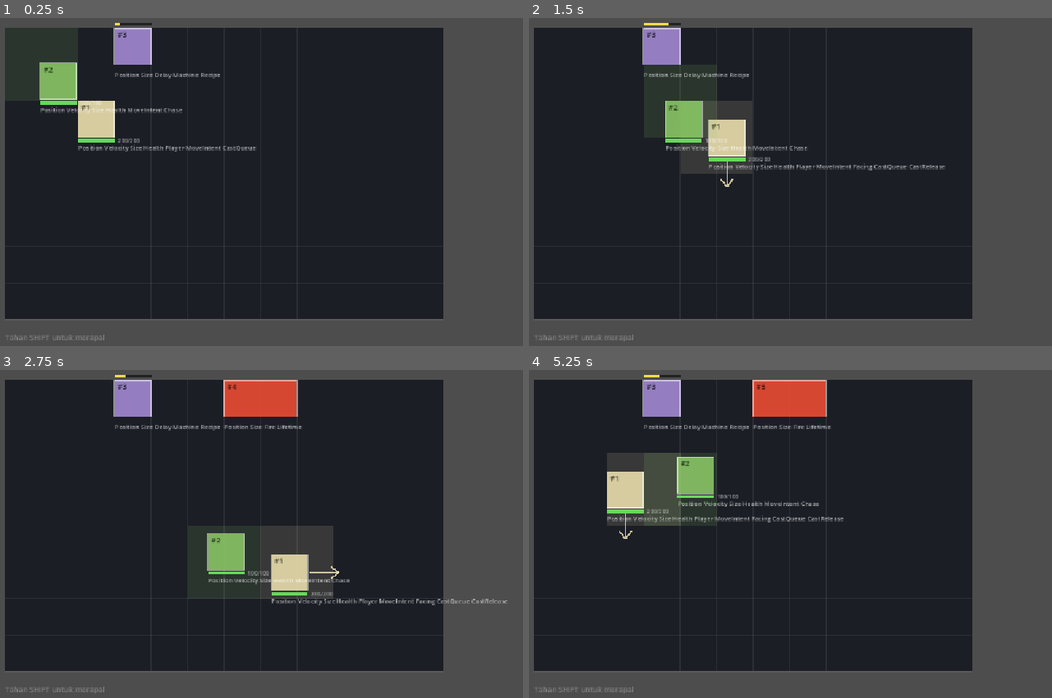
Above: before the commit, frames 1-4 (two rows, left to right).
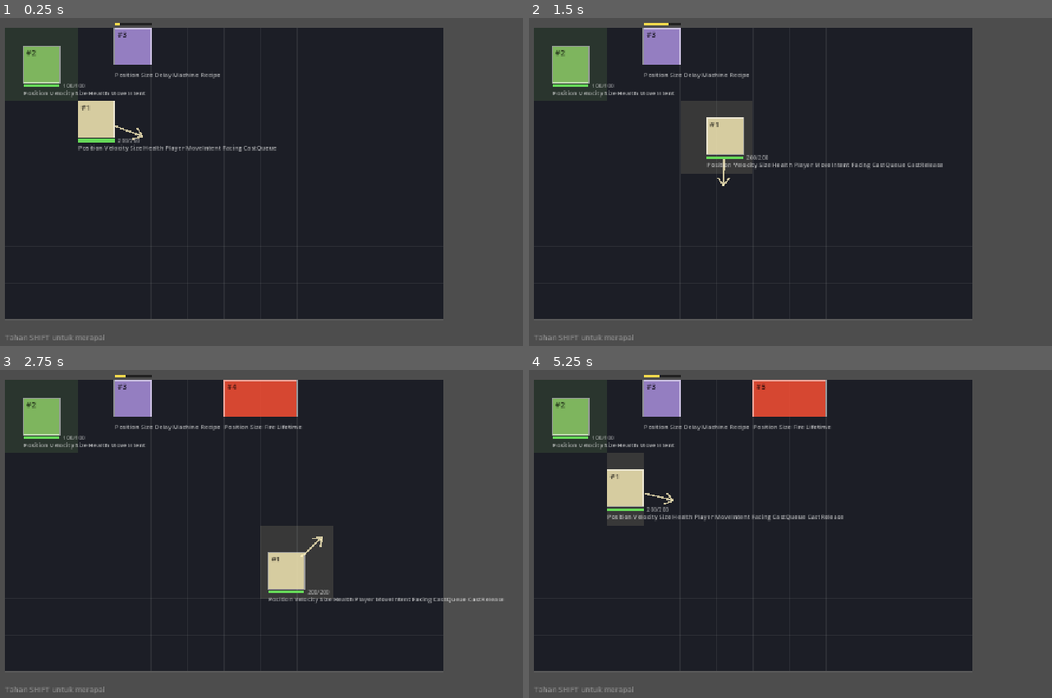
Above: after the commit, the same moments.

Repository: Ahingg/amalgaform
Game: Godot game, scene res://view/main.tscn
The game is run twice, just before and just after one commit, with the same random seed, the same clock (stepped at 60 frames per second) and the same inputs.
Inputs (mouse positions are in pixels of both pictures, inside the frame that each line leads up to):
- Up to frame 1 (0.25 s): no input
- Up to frame 2 (1.5 s): tap Enter at 0.5 s; move the mouse to (978, 165) at 0.52 s; hold D 0.53-1.28 s; tap Shift at 0.6, 1.35 s; click (978, 165) at 0.67 s; move the mouse to (701, 204) at 1.27 s; hold S from 1.28 s (still down); click (701, 204) at 1.42 s
- Up to frame 3 (2.75 s): move the mouse to (371, 455) at 2.02 s; release S at 2.03 s; hold D from 2.03 s (still down); tap J at 2.1 s; click (371, 455) at 2.17 s; tap Shift at 2.3 s
- Up to frame 4 (5.25 s): move the mouse to (800, 612) at 2.77 s; release D at 2.78 s; hold W 2.78-3.53 s; tap K at 2.85 s; click (800, 612) at 2.92 s; tap Shift at 3.05, 3.8, 4.35, 5.1 s; move the mouse to (1031, 593) at 3.52 s; hold A 3.53-5.03 s; tap L at 3.6 s; click (1031, 593) at 3.67 s; tap Escape at 4.15 s; move the mouse to (638, 481) at 4.27 s; click (638, 481) at 4.42 s; move the mouse to (868, 537) at 5.02 s; hold S from 5.03 s (still down); click (868, 537) at 5.17 s

The runs differ from the first frame. In frame 1, 1.8% of the frame differs, in the area x 4-53%, y 8-41%; in frame 2, 3.3%; in frame 3, 3.3%; in frame 4, 4.4%, in the area x 4-61%, y 8-52%.

Commit message:
input: merapal jadi dua babak — chant lalu lepas, bidik pindah ke mouse
Masalahnya bukan "bidik pakai apa", tapi tiga keputusan menumpuk di 0,6 detik:
pilih rune, atur sudut, lihat jendela menutup. Dipisah jadi dua babak:

  Babak 1  SHIFT + JKL, keyboard saja, diam di tempat, waktu melambat
           -> keluar bola siap tembak
  Babak 2  mouse 360 derajat, tanpa tekanan waktu, klik kiri melepas

Bolanya menunggu, jadi waktu tangan kanan pindah dari JKL ke mouse tidak
dihukum — perpindahan itu persis yang bikin membidik sambil merapal terasa
buruk. Dan karena 45 derajat hilang, spell tidak perlu digedein untuk menutup
celah sudut; area kecil yang terarah jadi mungkin.

Satu bola saja: memegang satu memblokir chant berikutnya, jadi "punya spell
siap" berubah dari timbunan jadi keputusan.

Facing sekarang kontinu dari posisi mouse, bukan 8 arah dari WASD. Ditulis
tiap tick supaya penyihir selalu menghadap kursor.

velocity = 0 saat chanting DIPERTAHANKAN, tapi alasannya berubah: dulu karena
WASD merangkap bidik, sekarang karena itulah ongkos panjang rapalan.

Co-Authored-By: Claude Opus 5 <noreply@anthropic.com>
Claude-Session: https://claude.ai/code/session_01Qk43F2z5yDt92vTyEtoTz3

Diff:
--- a/challenge-6/sim/comp.gd
+++ b/challenge-6/sim/comp.gd
@@ -30,3 +30,4 @@
 const CAST_RELEASE := "CastRelease"
 const ROUND := "Round"
 const TIME_SCALE := "TimeScale"
+const FACING := "Facing"
--- a/challenge-6/sim/components/make.gd
+++ b/challenge-6/sim/components/make.gd
@@ -46,6 +46,8 @@
 static func move_intent(x: float, y: float) -> Dictionary:
 	return {"x": x, "y": y}
 
+static func facing(x: float, y: float) -> Dictionary:
+	return {"x": x, "y": y}
 
 static func cast_queue() -> Dictionary:
 	return {"runes": [], "open": false, "open_time": 0.0}
--- a/challenge-6/sim/spawn.gd
+++ b/challenge-6/sim/spawn.gd
@@ -39,7 +39,7 @@
 	world.attach_component(Comp.HEALTH, e, Make.health(hp))
 	world.attach_component(Comp.MOVE_INTENT, e, Make.move_intent(0.0, 0.0))
 	world.attach_component(Comp.SPEED, e, Make.speed(speed))
-	world.attach_component(Comp.CHASE, e)
+	#world.attach_component(Comp.CHASE, e)
 	return e
 
 
@@ -73,6 +73,7 @@
 	world.attach_component(Comp.VELOCITY, e, Make.velocity(0.0, 0.0))
 	world.attach_component(Comp.SPEED, e, Make.speed(speed))
 	world.attach_component(Comp.CAST_QUEUE, e, Make.cast_queue())
+	world.attach_component(Comp.FACING, e, Make.facing(0.0, 1.0))
 	return e
 
 static func round(world: World) -> int:
--- a/challenge-6/sim/systems/intent_system.gd
+++ b/challenge-6/sim/systems/intent_system.gd
@@ -2,12 +2,27 @@
 extends RefCounted
 
 static func process(world: World, _delta: float) -> void:
-	var entities := world.get_entities_with_comp([Comp.VELOCITY, Comp.MOVE_INTENT, Comp.SPEED])
+	var entities := world.get_entities_with_comp([Comp.VELOCITY, Comp.MOVE_INTENT, Comp.SPEED, Comp.FACING])
 
 	for e in entities:
+		var casting := world.get_entities_with_comp([Comp.CAST_QUEUE])
+		var can_move: bool = true
+		if not casting.is_empty():
+			var cast := world.get_component_value(Comp.CAST_QUEUE, e)
+			can_move = not cast["open"]
+
 		var intent := world.get_component_value(Comp.MOVE_INTENT, e)
 		var speed := world.get_component_value(Comp.SPEED, e)
+
+		var face_direction := world.get_component_value(Comp.FACING, e)
+		face_direction["x"] = ceili(intent["x"])
+		face_direction["y"] = ceili(intent["y"])
+
+
 		var v := world.get_component_value(Comp.VELOCITY, e)
-
-		v["x"] = intent["x"] * speed["value"]
-		v["y"] = intent["y"] * speed["value"]
+		if can_move:
+			v["x"] = intent["x"] * speed["value"]
+			v["y"] = intent["y"] * speed["value"]
+		else:
+			v["x"] = 0.0
+			v["y"] = 0.0
--- a/challenge-6/view/cast_ui.gd
+++ b/challenge-6/view/cast_ui.gd
@@ -20,6 +20,11 @@
 # --- input -------------------------------------------------------------------
 
 func _unhandled_input(event: InputEvent) -> void:
+	if event is InputEventMouseButton and event.pressed \
+			and event.button_index == MOUSE_BUTTON_LEFT:
+		_launch()
+		return
+
 	if not (event is InputEventKey) or event.echo:
 		return
 
@@ -52,6 +57,11 @@
 
 
 func _open(world, player: int) -> void:
+	# One orb at a time. Holding one blocks chanting the next, which is what
+	# turns "I have a spell ready" into a decision — spend it now, or keep it
+	# for a better moment — instead of a stockpile.
+	if world.entity_have_component(ViewConfig.HELD_SPELL, player):
+		return
 	# Attached fresh rather than reusing an old one, so a queue can never carry
 	# leftovers from the previous cast.
 	world.attach_component(ViewConfig.CAST_QUEUE, player, {"runes": [], "open": true})
@@ -84,6 +94,23 @@
 		{"runes": runes.duplicate()})
 
 
+# Phase two. The orb waits, so there is no timer racing the hand that has to
+# travel from JKL to the mouse — that trip is exactly what made aiming and
+# chanting at the same time feel awful.
+func _launch() -> void:
+	var world = _get_world()
+	if world == null:
+		return
+	var player := _player(world)
+	if player == -1:
+		return
+	if not world.entity_have_component(ViewConfig.HELD_SPELL, player):
+		return
+	# A bare event. Direction is read from Facing by sim, so this layer never
+	# decides where a spell goes — only that the player asked for it to go.
+	world.attach_component(ViewConfig.LAUNCH_SPELL, player, {})
+
+
 func _cancel(world, player: int) -> void:
 	# Emptied, not detached. Spawn.player gives every caster a permanent
 	# CastQueue, and CastSystem resets time_scale from inside its loop over
@@ -131,9 +158,12 @@
 	if player == -1:
 		return
 
+	if world.entity_have_component(ViewConfig.HELD_SPELL, player):
+		_draw_held(world, player)
+
 	var q := _queue(world, player)
 	if q.is_empty() or not q.get("open", false):
-		_draw_hint()
+		_draw_hint(world, player)
 		return
 
 	var runes: Array = q.get("runes", [])
@@ -199,6 +229,47 @@
 	draw_rect(Rect2(at, Vector2(width * left, 6)), col, true)
 
 
-func _draw_hint() -> void:
-	draw_string(_font, Vector2(48, 596), "Tahan SHIFT untuk merapal",
-		HORIZONTAL_ALIGNMENT_LEFT, -1, 13, Color(1, 1, 1, 0.3))
+func _draw_hint(world, player: int) -> void:
+	var text := "Tahan SHIFT untuk merapal"
+	if world.entity_have_component(ViewConfig.HELD_SPELL, player):
+		text = "Bola siap  ·  arahkan mouse  ·  klik kiri untuk melepas"
+	draw_string(_font, Vector2(48, 596), text,
+		HORIZONTAL_ALIGNMENT_LEFT, -1, 13, Color(1, 1, 1, 0.35))
+
+
+# The orb, and a line to where it will go. Without the line the player has no
+# idea what "aimed" means, and 360 degrees of freedom is worse than 8 was.
+func _draw_held(world, player: int) -> void:
+	var renderer := get_parent() as WorldRenderer
+	if renderer == null:
+		return
+	if not world.entity_have_component(ViewConfig.POSITION, player):
+		return
+
+	var pos: Dictionary = world.get_component_value(ViewConfig.POSITION, player)
+	var here := renderer.screen_of_tile(Vector2i.ZERO) \
+		+ Vector2(float(pos.get("x", 0.0)), float(pos.get("y", 0.0))) * renderer.tile_size \
+		+ Vector2(renderer.tile_size, renderer.tile_size) * 0.5
+
+	var held: Dictionary = world.get_component_value(ViewConfig.HELD_SPELL, player)
+	var runes: Array = held.get("runes", [])
+
+	var dir := Vector2.RIGHT
+	if world.entity_have_component(ViewConfig.FACING, player):
+		var f: Dictionary = world.get_component_value(ViewConfig.FACING, player)
+		var v := Vector2(float(f.get("x", 0.0)), float(f.get("y", 0.0)))
+		if v != Vector2.ZERO:
+			dir = v.normalized()
+
+	draw_line(here + dir * renderer.tile_size * 0.7,
+		here + dir * renderer.tile_size * 4.0,
+		Color(1, 0.95, 0.7, 0.25), 2.0)
+
+	var orb := here + dir * renderer.tile_size * 0.8
+	var col := Color(1, 0.95, 0.75)
+	if not runes.is_empty():
+		col = ViewConfig.color_of(runes[0])
+	draw_circle(orb, 13.0, Color(col.r, col.g, col.b, 0.85))
+	draw_arc(orb, 15.0, 0.0, TAU, 24, Color(1, 1, 1, 0.6), 2.0)
+	draw_string(_font, orb + Vector2(-6, 5), str(runes.size()),
+		HORIZONTAL_ALIGNMENT_LEFT, -1, 14, Color(0, 0, 0, 0.8))
--- a/challenge-6/view/player_input.gd
+++ b/challenge-6/view/player_input.gd
@@ -46,20 +46,35 @@
 		else:
 			world.attach_component(ViewConfig.MOVE_INTENT, id, {"x": dir.x, "y": dir.y})
 
-		# The same keys aim. Only updated while a direction is actually held, so
-		# letting go of WASD keeps the last aim instead of snapping it to zero.
-		#
-		# Nothing here knows that casting roots the player — that is a game rule
-		# and it lives in sim. This layer just keeps saying "the player is
-		# pointing that way"; whether the wizard is allowed to walk there is
-		# somebody else's call.
-		if dir != Vector2.ZERO:
-			if world.entity_have_component(ViewConfig.FACING, id):
-				var facing: Dictionary = world.get_component_value(ViewConfig.FACING, id)
-				facing["x"] = dir.x
-				facing["y"] = dir.y
-			else:
-				world.attach_component(ViewConfig.FACING, id, {"x": dir.x, "y": dir.y})
+		_aim_at_mouse(world, id)
+
+
+# Aim is continuous and completely independent of movement: run left, point
+# right. That is the whole reason the wizard can kite and still threaten.
+#
+# Written every tick rather than only while a spell is held, so the wizard
+# always faces the cursor — it reads as intent even when nothing is charged.
+func _aim_at_mouse(world, id: int) -> void:
+	var renderer := get_parent() as WorldRenderer
+	if renderer == null:
+		return
+	if not world.entity_have_component(ViewConfig.POSITION, id):
+		return
+
+	var pos: Dictionary = world.get_component_value(ViewConfig.POSITION, id)
+	var here := Vector2(float(pos.get("x", 0.0)), float(pos.get("y", 0.0)))
+	var target := renderer.world_at(get_viewport().get_mouse_position())
+	var dir := (target - here)
+	if dir.length() < 0.001:
+		return
+	dir = dir.normalized()
+
+	if world.entity_have_component(ViewConfig.FACING, id):
+		var facing: Dictionary = world.get_component_value(ViewConfig.FACING, id)
+		facing["x"] = dir.x
+		facing["y"] = dir.y
+	else:
+		world.attach_component(ViewConfig.FACING, id, {"x": dir.x, "y": dir.y})
 
 
 func _read_direction() -> Vector2:
--- a/challenge-6/view/renderer.gd
+++ b/challenge-6/view/renderer.gd
@@ -71,6 +71,12 @@
 	return Vector2i(floori(local.x / tile_size), floori(local.y / tile_size))
 
 
+# Fractional tile coordinates, unlike tile_at which rounds down. Aiming needs
+# the real point under the cursor, not the tile it happens to sit in.
+func world_at(screen_pos: Vector2) -> Vector2:
+	return (screen_pos - margin) / tile_size
+
+
 func screen_of_tile(tile: Vector2i) -> Vector2:
 	return margin + Vector2(tile) * tile_size
 
--- a/challenge-6/view/view_config.gd
+++ b/challenge-6/view/view_config.gd
@@ -25,6 +25,8 @@
 const FACING := "Facing"
 const CAST_QUEUE := "CastQueue"
 const CAST_RELEASE := "CastRelease"
+const HELD_SPELL := "HeldSpell"
+const LAUNCH_SPELL := "LaunchSpell"
 
 const FIRE := "Fire"
 const WATER := "Water"
@@ -54,7 +56,7 @@
 	"Position", "Velocity", "Size", "Delay", "Fire", "Water", "Wind",
 	"Burn", "Damaged", "Health", "Invulnerable", "Wet",
 	"Machine", "Recipe", "Lifetime", "Dead",
-	"Player", "MoveIntent", "Facing", "Chase", "CastQueue", "CastRelease", "Knockback",
+	"Player", "MoveIntent", "Facing", "HeldSpell", "Chase", "CastQueue", "CastRelease", "Knockback",
 ]
 
 
